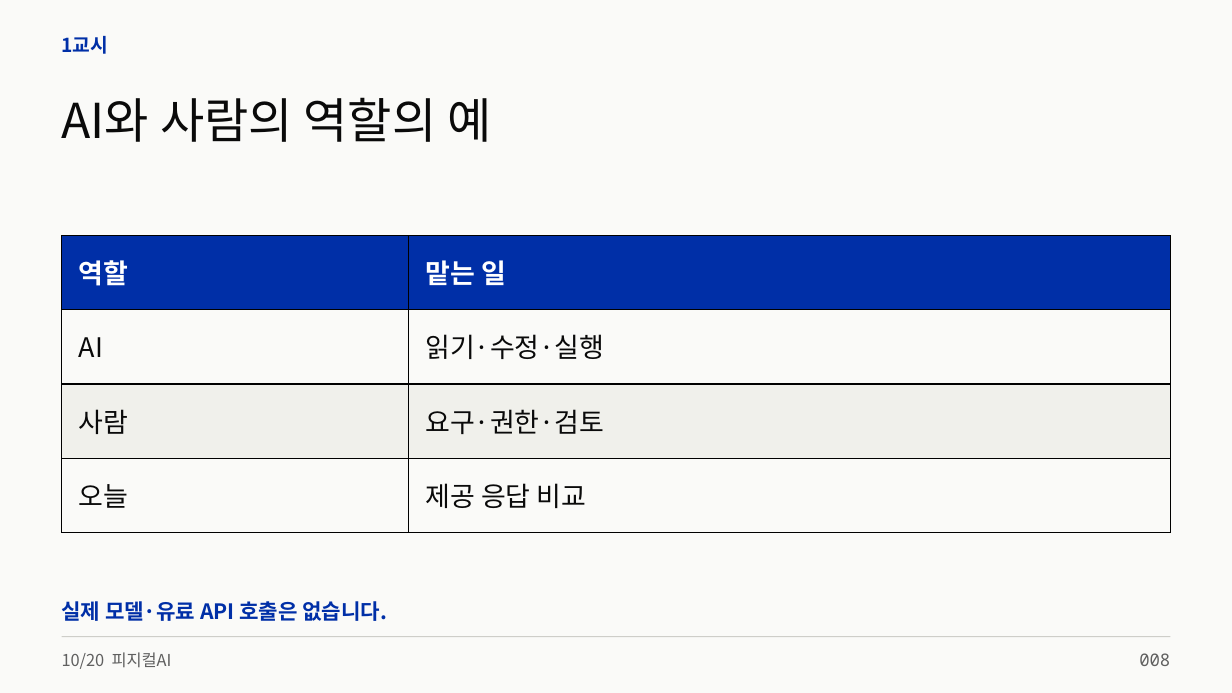
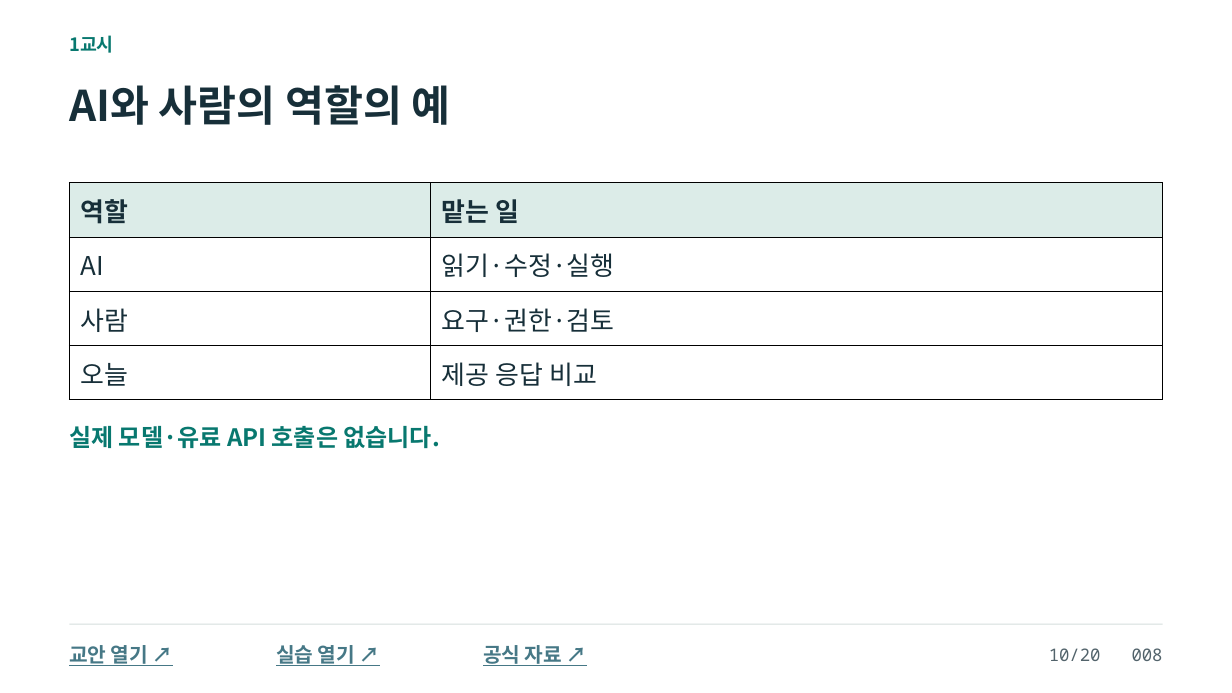
Before and after one commit to zeusk302-png/kdigital-physical-ai, a slide deck: slide 8 of downloads/2026-10-20/readable-slides.pptx. Drawn at 1232x693 pixels with LibreOffice and Linux fonts; fonts in the diff are those of the drawing. Boxes give left, top, right and bottom in pixels: in the first picture for what was removed or moved away, otherwise in the second. Text is boxed around its words. In the diff, an @@ line names an element or a change of style, - is before the commit and + after.

```diff
--- a/downloads/2026-10-20/readable-slides.pptx
+++ b/downloads/2026-10-20/readable-slides.pptx
@@ background #FAFAF8 to #FFFFFF @@
@@ text "1교시": place and size @@
-text "1교시" at <box>62,36,109,54</box>
+text "1교시" at <box>69,35,114,53</box>
@@ text "1교시" at <box>69,35,114,53</box>: size 15 to 14.2 pt, text colour #002FA7 to #08786F @@
@@ text "AI와 사람의 역할의 예": place and size @@
-text "AI와 사람의 역할의 예" at <box>62,97,491,142</box>
+text "AI와 사람의 역할의 예" at <box>69,85,451,125</box>
@@ text "AI와 사람의 역할의 예" at <box>69,85,451,125</box>: size 37.5 to 33 pt, text colour #0A0A0A to #172F39, bold on @@
@@ table at <box>69,183,1164,400</box> @@
@@ fill #002FA7 to #DCECE8 in row 1 @@
@@ fill #FAFAF8 to #FFFFFF in 4 cells @@
@@ fill #F0F0EB to #FFFFFF in row 3 @@
@@ size 21 to 20.2 pt @@
@@ text colour #FFFFFF to #172F39 in "역할", "맡는 일" @@
@@ text colour #0A0A0A to #172F39 in "AI", "읽기·수정·실행", "사람", "요구·권한·검토" and 2 more places @@
@@ line spacing 0.94 to 1.02 @@
@@ table: place and size @@
-table at <box>62,236,1171,532</box>
+table at <box>69,183,1164,400</box>
@@ text "실제 모델·유료 API 호출은 없습니다.": place and size @@
-text "실제 모델·유료 API 호출은 없습니다." at <box>62,601,387,621</box>
+text "실제 모델·유료 API 호출은 없습니다." at <box>69,426,440,448</box>
@@ text "실제 모델·유료 API 호출은 없습니다." at <box>69,426,440,448</box>: size 16.5 to 18.8 pt, text colour #002FA7 to #08786F @@
@@ rectangle: place and size @@
-rectangle at <box>62,637,1171,638</box>
+rectangle at <box>69,624,1163,625</box>
@@ rectangle at <box>69,624,1163,625</box>: fill #CECEC9 to #D5DEDD @@
@@ text removed at <box>62,652,172,669</box> @@
-10/20 피지컬AI
@@ text added at <box>69,645,148,666</box>, 15.8 pt, text #467886, bold, underline @@
+교안 열기 ↗
@@ text added at <box>276,645,355,666</box>, 15.8 pt, text #467886, bold, underline @@
+실습 열기 ↗
@@ text added at <box>483,645,562,666</box>, 15.8 pt, text #467886, bold, underline @@
+공식 자료 ↗
@@ text at <box>1049,648,1163,661</box>: text changed; text colour #606060 to #52636B @@
-008
+10/20 008
```
Also in this commit, not shown: 88 other slides changed, 14 slides added, 12 slides removed, 11 other files.
